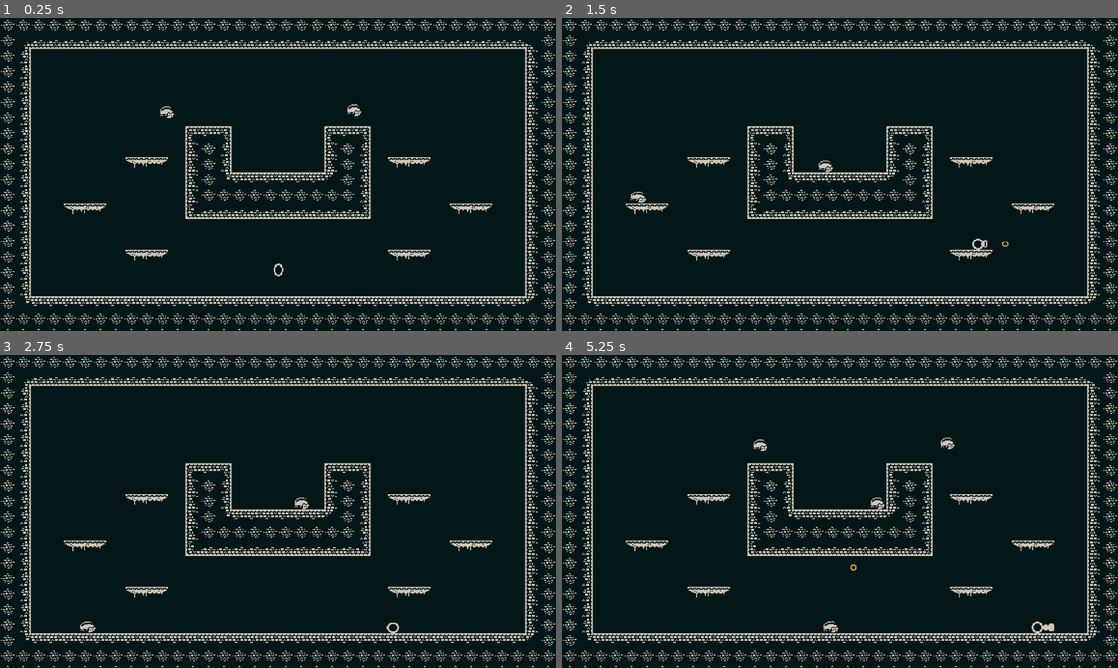
Above: before the commit, frames 1-4 (two rows, left to right).
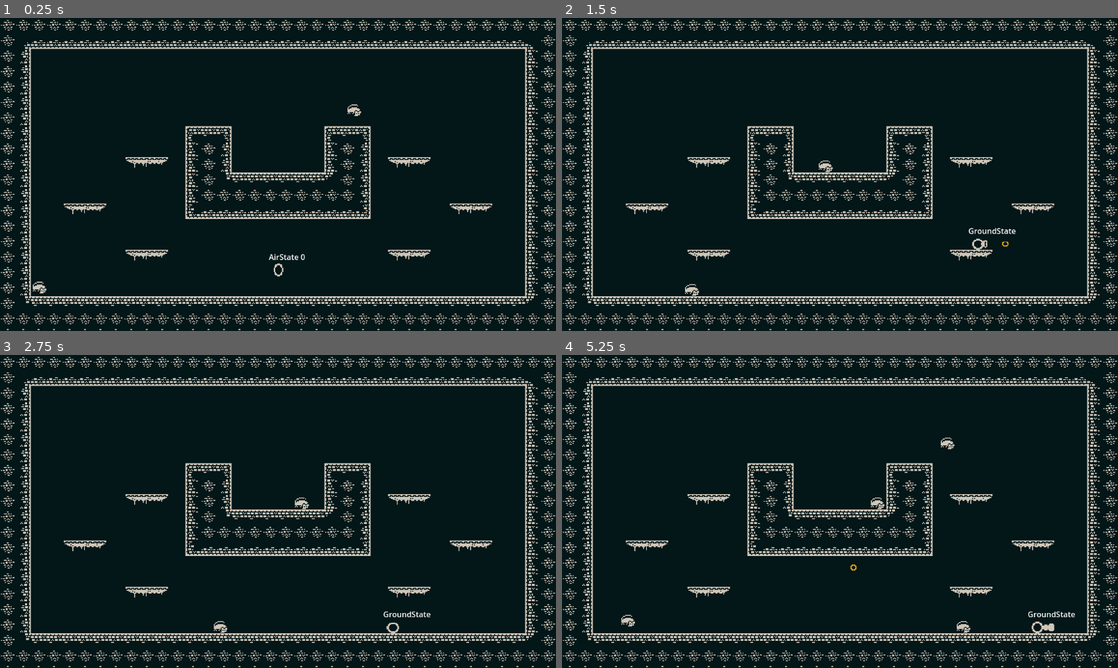
Above: after the commit, the same moments.

Repository: ajerezg/SlimeEscape
Game: Godot game, scene res://test_level.tscn
Same seed, same stepped clock (60 frames per second), same inputs: the game is played once before the commit and once after it.
Inputs (mouse positions are in pixels of both pictures, inside the frame that each line leads up to):
- Up to frame 1 (0.25 s): no input
- Up to frame 2 (1.5 s): move the mouse to (962, 158) at 0.52 s; press the mouse at (962, 158) at 0.53 s; hold D (right) from 0.53 s (still down); tap Space (jump) at 0.77 s; move the mouse to (728, 190) at 1.27 s; release the mouse at (728, 190) at 1.28 s; right-click (728, 190) at 1.35 s
- Up to frame 3 (2.75 s): tap Space (jump) at 1.52 s; move the mouse to (333, 442) at 2.02 s; release D (right) at 2.03 s; press the mouse at (333, 442) at 2.03 s; hold A (left) from 2.03 s (still down)
- Up to frame 4 (5.25 s): move the mouse to (812, 574) at 2.77 s; release A (left) at 2.78 s; release the mouse at (812, 574) at 2.78 s; hold D (right) 2.78-4.28 s; right-click (812, 574) at 2.85 s; tap Space (jump) at 3.02, 3.77, 4.52 s; move the mouse to (1006, 558) at 3.52 s; press the mouse at (1006, 558) at 3.53 s; move the mouse to (673, 464) at 4.27 s; release the mouse at (673, 464) at 4.28 s; hold A (left) 4.28-5.03 s; right-click (673, 464) at 4.35 s; move the mouse to (867, 511) at 5.02 s; press the mouse at (867, 511) at 5.03 s; hold D (right) from 5.03 s (still down)

The runs differ from the first frame. In frame 1, 0.2% of the frame differs, in the area x 5-55%, y 28-88%; in frame 2, 0.2%; in frame 3, 0.2%; in frame 4, 0.3%, in the area x 10-93%, y 26-89%.

Commit message:
add hurtbox component and damage to the player

Diff:
--- a/components/hurt_box_component.tscn
+++ b/components/hurt_box_component.tscn
@@ -6,3 +6,4 @@
 scale = Vector2(0.5, 0.5)
 collision_layer = 8
 collision_mask = 4
+monitorable = false
--- a/enemies/enemy_rat.gd
+++ b/enemies/enemy_rat.gd
@@ -5,6 +5,7 @@
 @export var health_component: HealthComponent
 @export var get_hit_state: AbstractEnemyMovementState
 @export var get_killed_state: AbstractEnemyMovementState
+@export var damage := 5.0
 
 @onready var collision_shape_2d: CollisionShape2D = $CollisionShape2D
 @onready var sprite_2d: Sprite2D = $Sprite2D
@@ -34,3 +35,8 @@
 
 func get_killed():
 	enemy_movement_state_machine.current_state.next_state = get_killed_state
+
+
+func _on_hurt_box_component_area_entered(area: Area2D) -> void:
+	if area.is_in_group("player_hitbox") and area is HitboxComponent:
+		area.get_hit(damage)
--- a/enemies/enemy_rat.tscn
+++ b/enemies/enemy_rat.tscn
@@ -9,6 +9,7 @@
 [ext_resource type="PackedScene" uid="uid://dnf7kegi7l0lv" path="res://components/health_component.tscn" id="7_glvq2"]
 [ext_resource type="Script" path="res://enemies/states/enemy_death_state.gd" id="7_k5pw0"]
 [ext_resource type="PackedScene" uid="uid://bfhb3qi75d8tl" path="res://components/hitbox_component.tscn" id="8_a6ksp"]
+[ext_resource type="PackedScene" uid="uid://ctqj4jsxym4pc" path="res://components/hurt_box_component.tscn" id="10_ka1rx"]
 
 [sub_resource type="CircleShape2D" id="CircleShape2D_ufp2y"]
 radius = 13.0
@@ -94,6 +95,18 @@
 tracks/6/interp = 1
 tracks/6/loop_wrap = true
 tracks/6/keys = {
+"times": PackedFloat32Array(0),
+"transitions": PackedFloat32Array(1),
+"update": 1,
+"values": [true]
+}
+tracks/7/type = "value"
+tracks/7/imported = false
+tracks/7/enabled = true
+tracks/7/path = NodePath("HurtBoxComponent:monitoring")
+tracks/7/interp = 1
+tracks/7/loop_wrap = true
+tracks/7/keys = {
 "times": PackedFloat32Array(0),
 "transitions": PackedFloat32Array(1),
 "update": 1,
@@ -183,6 +196,18 @@
 tracks/6/interp = 1
 tracks/6/loop_wrap = true
 tracks/6/keys = {
+"times": PackedFloat32Array(0),
+"transitions": PackedFloat32Array(1),
+"update": 1,
+"values": [false]
+}
+tracks/7/type = "value"
+tracks/7/imported = false
+tracks/7/enabled = true
+tracks/7/path = NodePath("HurtBoxComponent:monitoring")
+tracks/7/interp = 1
+tracks/7/loop_wrap = true
+tracks/7/keys = {
 "times": PackedFloat32Array(0),
 "transitions": PackedFloat32Array(1),
 "update": 1,
@@ -278,6 +303,18 @@
 "update": 1,
 "values": [false]
 }
+tracks/7/type = "value"
+tracks/7/imported = false
+tracks/7/enabled = true
+tracks/7/path = NodePath("HurtBoxComponent:monitoring")
+tracks/7/interp = 1
+tracks/7/loop_wrap = true
+tracks/7/keys = {
+"times": PackedFloat32Array(0),
+"transitions": PackedFloat32Array(1),
+"update": 1,
+"values": [false]
+}
 
 [sub_resource type="Animation" id="Animation_7up0w"]
 resource_name = "idle"
@@ -368,6 +405,18 @@
 "update": 1,
 "values": [true]
 }
+tracks/7/type = "value"
+tracks/7/imported = false
+tracks/7/enabled = true
+tracks/7/path = NodePath("HurtBoxComponent:monitoring")
+tracks/7/interp = 1
+tracks/7/loop_wrap = true
+tracks/7/keys = {
+"times": PackedFloat32Array(0),
+"transitions": PackedFloat32Array(1),
+"update": 1,
+"values": [true]
+}
 
 [sub_resource type="Animation" id="Animation_f7xqw"]
 resource_name = "walk"
@@ -458,6 +507,18 @@
 "update": 1,
 "values": [true]
 }
+tracks/7/type = "value"
+tracks/7/imported = false
+tracks/7/enabled = true
+tracks/7/path = NodePath("HurtBoxComponent:monitoring")
+tracks/7/interp = 1
+tracks/7/loop_wrap = true
+tracks/7/keys = {
+"times": PackedFloat32Array(0),
+"transitions": PackedFloat32Array(1),
+"update": 1,
+"values": [true]
+}
 
 [sub_resource type="AnimationLibrary" id="AnimationLibrary_ycfq4"]
 _data = {
@@ -470,6 +531,9 @@
 
 [sub_resource type="CircleShape2D" id="CircleShape2D_i5o6l"]
 radius = 13.0
+
+[sub_resource type="CircleShape2D" id="CircleShape2D_t3ye2"]
+radius = 26.0
 
 [node name="Enemy_rat" type="CharacterBody2D" node_paths=PackedStringArray("health_component", "get_hit_state", "get_killed_state")]
 collision_layer = 4
@@ -534,11 +598,21 @@
 [node name="HealthComponent" parent="." node_paths=PackedStringArray("entity") instance=ExtResource("7_glvq2")]
 entity = NodePath("..")
 
-[node name="HitboxComponent" parent="." node_paths=PackedStringArray("entity") groups=["enemy"] instance=ExtResource("8_a6ksp")]
+[node name="HitboxComponent" parent="." node_paths=PackedStringArray("entity") groups=["enemy_hitbox"] instance=ExtResource("8_a6ksp")]
 collision_layer = 4
-collision_mask = 8
+collision_mask = 0
 monitoring = false
 entity = NodePath("..")
 
 [node name="CollisionShape2D" type="CollisionShape2D" parent="HitboxComponent"]
 shape = SubResource("CircleShape2D_i5o6l")
+
+[node name="HurtBoxComponent" parent="." groups=["enemy_hurtbox"] instance=ExtResource("10_ka1rx")]
+collision_layer = 0
+collision_mask = 2
+
+[node name="CollisionShape2D" type="CollisionShape2D" parent="HurtBoxComponent"]
+position = Vector2(-5, -9.09495e-12)
+shape = SubResource("CircleShape2D_t3ye2")
+
+[connection signal="area_entered" from="HurtBoxComponent" to="." method="_on_hurt_box_component_area_entered"]
--- a/player/basic_attack_state.tscn
+++ b/player/basic_attack_state.tscn
@@ -173,8 +173,9 @@
 vframes = 22
 frame = 827
 
-[node name="HurtBoxComponent" parent="PlayerCenterPosition/Sprite2D" groups=["player_projectile"] instance=ExtResource("3_bkf5o")]
+[node name="HurtBoxComponent" parent="PlayerCenterPosition/Sprite2D" groups=["player_hurtbox"] instance=ExtResource("3_bkf5o")]
 monitoring = false
+monitorable = true
 
 [node name="CollisionShape2D" type="CollisionShape2D" parent="PlayerCenterPosition/Sprite2D/HurtBoxComponent"]
 shape = SubResource("CircleShape2D_qmydm")
--- a/player/basic_range_projectile.gd
+++ b/player/basic_range_projectile.gd
@@ -48,7 +48,7 @@
 	velocity = Vector2.ZERO
 
 func _on_hurt_box_component_area_entered(area: Area2D) -> void:
-	if area.is_in_group("enemy") and area is HitboxComponent:
+	if area.is_in_group("enemy_hitbox") and area is HitboxComponent:
 		area.get_hit(damage)
 		audio_stream_player_2d.set_stream(hit_sound)
 		audio_stream_player_2d.play()
--- a/player/basic_range_projectile.tscn
+++ b/player/basic_range_projectile.tscn
@@ -163,8 +163,9 @@
 
 [node name="AudioStreamPlayer2D" type="AudioStreamPlayer2D" parent="."]
 
-[node name="HurtBoxComponent" parent="." groups=["player_projectile"] instance=ExtResource("3_vn4xh")]
+[node name="HurtBoxComponent" parent="." groups=["player_hurtbox"] instance=ExtResource("3_vn4xh")]
 position = Vector2(0, 0)
+monitorable = true
 
 [node name="CollisionShape2D" type="CollisionShape2D" parent="HurtBoxComponent"]
 shape = SubResource("CircleShape2D_rvj1e")
--- a/player/player.gd
+++ b/player/player.gd
@@ -1,6 +1,10 @@
 extends CharacterBody2D
 
 class_name Player
+
+@export var get_hit_state: PlayerState
+@export var hitbox_component: HitboxComponent
+@export var invulnerability_duration := 1.0
 
 @onready var player_body_sprite_2d: Sprite2D = $PlayerBodySprite2D
 @onready var player_animation_player = $PlayerAnimationPlayer
@@ -11,6 +15,8 @@
 @onready var attack_state_machine: PlayerAttackStateMachine = $AttackStateMachine
 @onready var idle_state: PlayerIdleAttackState = $AttackStateMachine/IdleState
 
+@onready var invulnerability_timer: Timer = $InvulnerabilityTimer
+
 @onready var label: PlayerLabel = $Label
 
 var main_scene : Node2D
@@ -20,12 +26,15 @@
 var jump_velocity := -450.0
 var wall_slide_velocity := 150.0
 var last_active_direction := Vector2.RIGHT
+var is_invulnerable := false
 
 # TODO: erase these testing vars
 var basic_melee_attack_state := preload("res://player/basic_attack_state.tscn").instantiate()
 var basic_range_attack_state := preload("res://player/basic_range_attack_state.tscn").instantiate()
 
 func _ready() -> void:
+	invulnerability_timer.one_shot = true
+	invulnerability_timer.wait_time = invulnerability_duration
 	main_scene = self.get_parent()
 	label.player = self
 	movement_state_machine.current_state = ground_state
@@ -46,6 +55,10 @@
 
 
 func _physics_process(delta: float) -> void:
+	# Overwrite the hitbox_detection
+	if !invulnerability_timer.is_stopped():
+		hitbox_component.monitorable = false
+		# TODO: add animation to indicate invulnerability.
 	get_attack_direction()
 	movement_state_machine.run_state(delta)
 	attack_state_machine.run_state(delta)
@@ -119,3 +132,12 @@
 
 func _get_attack_direction_by_mouse() -> Vector2:
 	return get_global_mouse_position()
+
+
+func get_hit(damage: float):
+	invulnerability_timer.start()
+	movement_state_machine.current_state.next_state = get_hit_state
+
+func get_killed():
+	print("Player should be dead!")
+	pass
--- a/player/player.tscn
+++ b/player/player.tscn
@@ -9,6 +9,9 @@
 [ext_resource type="Script" path="res://player/attack_state_machine.gd" id="6_fbl4r"]
 [ext_resource type="Script" path="res://player/states/wall_slide_state.gd" id="6_vvy2o"]
 [ext_resource type="Script" path="res://player/states/idle_state.gd" id="7_wg7d4"]
+[ext_resource type="Script" path="res://player/states/get_hit_state.gd" id="8_3m8i6"]
+[ext_resource type="PackedScene" uid="uid://dnf7kegi7l0lv" path="res://components/health_component.tscn" id="10_drnnc"]
+[ext_resource type="PackedScene" uid="uid://bfhb3qi75d8tl" path="res://components/hitbox_component.tscn" id="11_b2kpn"]
 
 [sub_resource type="CircleShape2D" id="CircleShape2D_5gihe"]
 radius = 12.0
@@ -38,6 +41,83 @@
 "transitions": PackedFloat32Array(1),
 "update": 0,
 "values": [Vector2(0, 0)]
+}
+tracks/2/type = "value"
+tracks/2/imported = false
+tracks/2/enabled = true
+tracks/2/path = NodePath("PlayerBodySprite2D:modulate")
+tracks/2/interp = 1
+tracks/2/loop_wrap = true
+tracks/2/keys = {
+"times": PackedFloat32Array(0),
+"transitions": PackedFloat32Array(1),
+"update": 0,
+"values": [Color(1, 1, 1, 1)]
+}
+tracks/3/type = "value"
+tracks/3/imported = false
+tracks/3/enabled = true
+tracks/3/path = NodePath("HitboxComponent:monitorable")
+tracks/3/interp = 1
+tracks/3/loop_wrap = true
+tracks/3/keys = {
+"times": PackedFloat32Array(0),
+"transitions": PackedFloat32Array(1),
+"update": 1,
+"values": [true]
+}
+
+[sub_resource type="Animation" id="Animation_qgk68"]
+resource_name = "get_hit"
+length = 0.8
+step = 0.2
+tracks/0/type = "value"
+tracks/0/imported = false
+tracks/0/enabled = true
+tracks/0/path = NodePath("PlayerBodySprite2D:scale")
+tracks/0/interp = 1
+tracks/0/loop_wrap = true
+tracks/0/keys = {
+"times": PackedFloat32Array(0, 0.2, 0.4, 0.6, 0.8),
+"transitions": PackedFloat32Array(1, 1, 1, 1, 1),
+"update": 0,
+"values": [Vector2(1.5, 2.5), Vector2(1.7, 2.3), Vector2(1.5, 2.5), Vector2(1.7, 2.3), Vector2(1.5, 2.5)]
+}
+tracks/1/type = "value"
+tracks/1/imported = false
+tracks/1/enabled = true
+tracks/1/path = NodePath("PlayerBodySprite2D:modulate")
+tracks/1/interp = 1
+tracks/1/loop_wrap = true
+tracks/1/keys = {
+"times": PackedFloat32Array(0, 0.2, 0.4, 0.6, 0.8),
+"transitions": PackedFloat32Array(1, 1, 1, 1, 1),
+"update": 0,
+"values": [Color(1, 1, 1, 1), Color(0.940031, 0, 0.0374657, 1), Color(1, 1, 1, 1), Color(0.940031, 0, 0.0374657, 1), Color(1, 1, 1, 1)]
+}
+tracks/2/type = "value"
+tracks/2/imported = false
+tracks/2/enabled = true
+tracks/2/path = NodePath("PlayerBodySprite2D:position")
+tracks/2/interp = 1
+tracks/2/loop_wrap = true
+tracks/2/keys = {
+"times": PackedFloat32Array(0),
+"transitions": PackedFloat32Array(1),
+"update": 0,
+"values": [Vector2(0, 0)]
+}
+tracks/3/type = "value"
+tracks/3/imported = false
+tracks/3/enabled = true
+tracks/3/path = NodePath("HitboxComponent:monitorable")
+tracks/3/interp = 1
+tracks/3/loop_wrap = true
+tracks/3/keys = {
+"times": PackedFloat32Array(0),
+"transitions": PackedFloat32Array(1),
+"update": 1,
+"values": [false]
 }
 
 [sub_resource type="Animation" id="Animation_kfmg1"]
@@ -69,6 +149,30 @@
 "update": 0,
 "values": [Vector2(0, 0), Vector2(0, 1), Vector2(0, 0)]
 }
+tracks/2/type = "value"
+tracks/2/imported = false
+tracks/2/enabled = true
+tracks/2/path = NodePath("PlayerBodySprite2D:modulate")
+tracks/2/interp = 1
+tracks/2/loop_wrap = true
+tracks/2/keys = {
+"times": PackedFloat32Array(0),
+"transitions": PackedFloat32Array(1),
+"update": 0,
+"values": [Color(1, 1, 1, 1)]
+}
+tracks/3/type = "value"
+tracks/3/imported = false
+tracks/3/enabled = true
+tracks/3/path = NodePath("HitboxComponent:monitorable")
+tracks/3/interp = 1
+tracks/3/loop_wrap = true
+tracks/3/keys = {
+"times": PackedFloat32Array(0),
+"transitions": PackedFloat32Array(1),
+"update": 1,
+"values": [true]
+}
 
 [sub_resource type="Animation" id="Animation_bfrgx"]
 resource_name = "jump"
@@ -87,20 +191,63 @@
 "update": 0,
 "values": [Vector2(1.5, 2.5), Vector2(1.7, 2.3), Vector2(1.5, 2.5), Vector2(1.7, 2.3), Vector2(1.5, 2.5)]
 }
+tracks/1/type = "value"
+tracks/1/imported = false
+tracks/1/enabled = true
+tracks/1/path = NodePath("PlayerBodySprite2D:modulate")
+tracks/1/interp = 1
+tracks/1/loop_wrap = true
+tracks/1/keys = {
+"times": PackedFloat32Array(0),
+"transitions": PackedFloat32Array(1),
+"update": 0,
+"values": [Color(1, 1, 1, 1)]
+}
+tracks/2/type = "value"
+tracks/2/imported = false
+tracks/2/enabled = true
+tracks/2/path = NodePath("PlayerBodySprite2D:position")
+tracks/2/interp = 1
+tracks/2/loop_wrap = true
+tracks/2/keys = {
+"times": PackedFloat32Array(0),
+"transitions": PackedFloat32Array(1),
+"update": 0,
+"values": [Vector2(0, 0)]
+}
+tracks/3/type = "value"
+tracks/3/imported = false
+tracks/3/enabled = true
+tracks/3/path = NodePath("HitboxComponent:monitorable")
+tracks/3/interp = 1
+tracks/3/loop_wrap = true
+tracks/3/keys = {
+"times": PackedFloat32Array(0),
+"transitions": PackedFloat32Array(1),
+"update": 1,
+"values": [true]
+}
 
 [sub_resource type="AnimationLibrary" id="AnimationLibrary_v5tmx"]
 _data = {
 "RESET": SubResource("Animation_tpq5w"),
+"get_hit": SubResource("Animation_qgk68"),
 "idle": SubResource("Animation_kfmg1"),
 "jump": SubResource("Animation_bfrgx")
 }
 
-[node name="Player" type="CharacterBody2D"]
+[sub_resource type="CircleShape2D" id="CircleShape2D_2741a"]
+radius = 12.0416
+
+[node name="Player" type="CharacterBody2D" node_paths=PackedStringArray("get_hit_state", "hitbox_component")]
 collision_layer = 2
 script = ExtResource("1_lmsf7")
+get_hit_state = NodePath("MovementStateMachine/GetHitState")
+hitbox_component = NodePath("HitboxComponent")
+
+[node name="InvulnerabilityTimer" type="Timer" parent="."]
 
 [node name="Label" type="Label" parent="."]
-visible = false
 offset_left = -20.0
 offset_top = -39.0
 offset_right = 20.0
@@ -145,8 +292,28 @@
 ground_state = NodePath("../GroundState")
 air_state = NodePath("../AirState")
 
+[node name="GetHitState" type="Node" parent="MovementStateMachine" node_paths=PackedStringArray("air_state", "ground_state", "wall_slide_state")]
+script = ExtResource("8_3m8i6")
+air_state = NodePath("../AirState")
+ground_state = NodePath("../GroundState")
+wall_slide_state = NodePath("../WallSlideState")
+
+[node name="GetHitTimer" type="Timer" parent="MovementStateMachine/GetHitState"]
+
 [node name="AttackStateMachine" type="Node" parent="."]
 script = ExtResource("6_fbl4r")
 
 [node name="IdleState" type="Node" parent="AttackStateMachine"]
 script = ExtResource("7_wg7d4")
+
+[node name="HealthComponent" parent="." node_paths=PackedStringArray("entity") instance=ExtResource("10_drnnc")]
+entity = NodePath("..")
+
+[node name="HitboxComponent" parent="." node_paths=PackedStringArray("entity") groups=["player_hitbox"] instance=ExtResource("11_b2kpn")]
+collision_layer = 2
+collision_mask = 0
+monitoring = false
+entity = NodePath("..")
+
+[node name="CollisionShape2D" type="CollisionShape2D" parent="HitboxComponent"]
+shape = SubResource("CircleShape2D_2741a")
--- a/player/states/abstract_player_state.gd
+++ b/player/states/abstract_player_state.gd
@@ -11,10 +11,8 @@
 func process_input(event: InputEvent):
 	pass
 
-
 func run(delta):
 	assert(false, "Method run is not implemented for " + name)
-
 
 func can_enter(event: InputEvent):
 	assert(false, "Method can_enter not implemented for " + name)
@@ -25,10 +23,8 @@
 func on_enter():
 	pass
 
-
 func on_exit():
 	pass
 
-
 func get_name_str():
 	return name
--- a/player/states/basic_attack_state.gd
+++ b/player/states/basic_attack_state.gd
@@ -43,7 +43,7 @@
 		next_state = idle_state
 
 func _on_hurt_box_component_area_entered(area: Area2D) -> void:
-	if area.is_in_group("enemy") and area is HitboxComponent:
+	if area.is_in_group("enemy_hitbox") and area is HitboxComponent:
 		area.get_hit(damage)
 		audio_stream_player_2d.set_stream(hit_sound)
 		audio_stream_player_2d.play()
--- /dev/null
+++ b/player/states/get_hit_state.gd
@@ -0,0 +1,34 @@
+extends PlayerState
+
+@export var invulnerability_time := 0.8
+@export var air_state : PlayerState
+@export var ground_state : PlayerState
+@export var wall_slide_state : PlayerState
+
+
+@onready var get_hit_timer: Timer = $GetHitTimer
+
+
+# Called when the node enters the scene tree for the first time.
+func _ready() -> void:
+	get_hit_timer.one_shot = true
+	get_hit_timer.wait_time = invulnerability_time
+
+func run(delta):
+	player.velocity = Vector2.ZERO
+	animation_player.play("get_hit")
+	if get_hit_timer.is_stopped():
+		if wall_slide_state.can_enter_middle_run():
+			next_state = wall_slide_state
+		elif air_state.can_enter_middle_run():
+			next_state = air_state
+		elif ground_state.can_enter_middle_run():
+			next_state = ground_state
+
+
+func on_enter():
+	get_hit_timer.start()
+
+
+func on_exit():
+	get_hit_timer.stop()
--- a/project.godot
+++ b/project.godot
@@ -21,8 +21,10 @@
 
 [global_group]
 
-player_projectile="player projectile, should damage enemies"
-enemy=""
+player_hitbox=""
+enemy_hurtbox=""
+enemy_hitbox=""
+player_hurtbox="player projectile, should damage enemies"
 
 [input]
 
--- a/test_level.tscn
+++ b/test_level.tscn
@@ -1131,6 +1131,7 @@
 stream = ExtResource("5_jvm1v")
 
 [node name="EnemySpawner" parent="." instance=ExtResource("5_j8ymq")]
+position = Vector2(107, 529)
 enemy_scene = ExtResource("6_ss54u")
 
 [node name="EnemySpawner2" parent="." instance=ExtResource("5_j8ymq")]
Not shown: 1 places in enemies/enemy_rat.tscn that only renumber resources
Not shown: 1 places in player/player.tscn that only renumber resources
